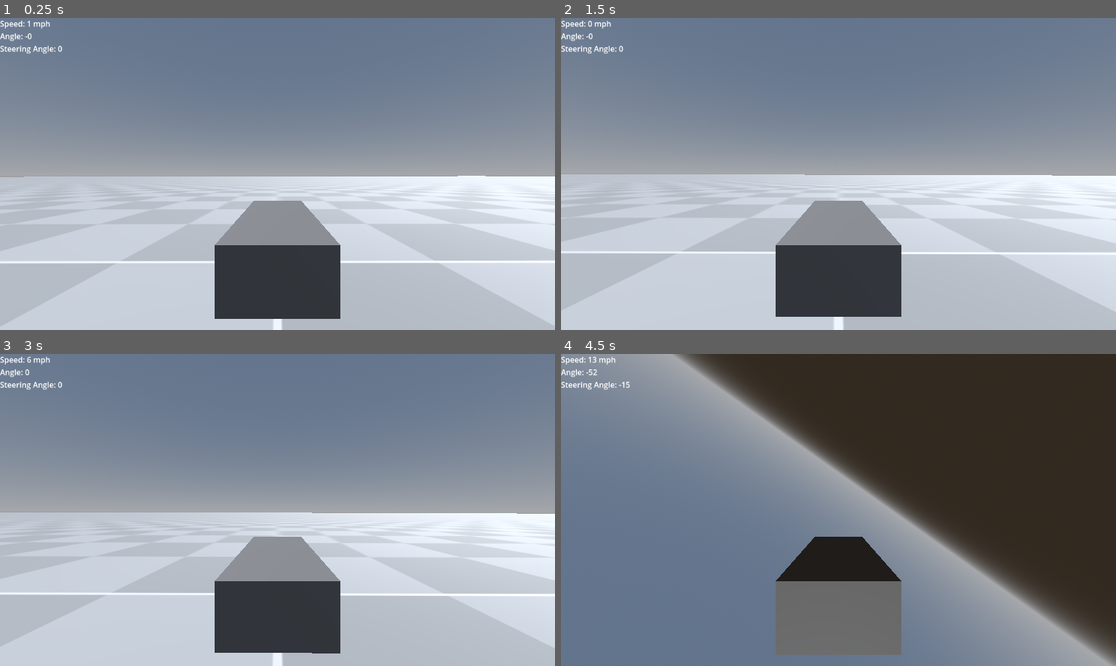
Above: before the commit, frames 1-4 (two rows, left to right).
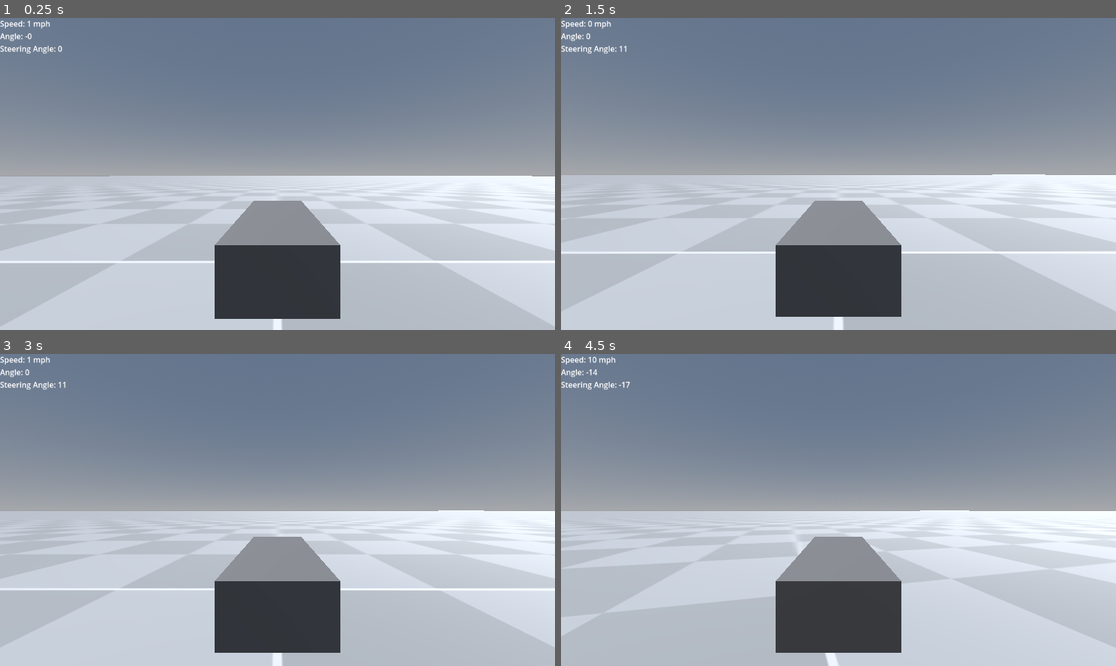
Above: after the commit, the same moments.

Repository: PerishoJ/metamorphosis
Game: Godot game, scene res://vehicle_body_testing/vehicle_controls.tscn
The game is run twice, just before and just after one commit, with the same random seed, the same clock (stepped at 60 frames per second) and the same inputs.
Inputs:
- Up to frame 1 (0.25 s): no input
- Up to frame 2 (1.5 s): hold D (right) 0.53-1.28 s; tap Enter at 1.25 s; hold S (back) from 1.28 s (still down)
- Up to frame 3 (3 s): tap Space at 2 s; release S (back) at 2.03 s; hold D (right) 2.03-2.78 s; tap Enter at 2.75 s; hold W (fwd) from 2.78 s (still down)
- Up to frame 4 (4.5 s): release W (fwd) at 3.53 s; hold A (left) from 3.53 s (still down)

The runs differ from the first frame. In frame 1, 0.2% of the frame differs, in the area x 0-96%, y 50-52%; in frame 2, 0.4%; in frame 3, 2.4%; in frame 4, 89%, in the area x 0-100%, y 0-100%.

Commit message:
tank controls work, but the values are stupid

Diff:
--- a/vehicle_body_testing/vehicle_controls.gd
+++ b/vehicle_body_testing/vehicle_controls.gd
@@ -9,25 +9,30 @@
 func _process(delta):
   pass
 
-@export var pwr: float = 1.0
+@export var engine_force_value: float = 40.0
 @export var rotation_speed : float = 1
 @export var steering_max = deg_to_rad(15)
+@export var turn_speed = 0.5;
+@export var brake_force_max = 30;
 var cmt = false
 func _physics_process(delta):
   if Input.is_action_pressed("fwd"):
-        #stop left side
-    engine_force = pwr
+    var speed := linear_velocity.length()
+    if speed < 5.0 and not is_zero_approx(speed):
+      engine_force = clampf(engine_force_value * 5.0 / speed, 0.0, 100.0)
+    else:
+      engine_force = engine_force_value
   else:
-    engine_force = 0
+    engine_force =  move_toward(engine_force,0,8*delta)
 
   if Input.is_action_pressed("back"):
-    brake = pwr
+    brake = move_toward ( brake, brake_force_max, 2*delta )
   else:
     brake = 0
 
   if Input.is_action_pressed("left"):
     #stop left side
-    steering = move_toward( steering , -steering_max , 2*delta)
+    steering = move_toward( steering , -steering_max , turn_speed*delta)
     #if(linear_velocity.length() < 5):
       #rotate_y(rotation_speed * delta)
     #else:
@@ -37,16 +42,13 @@
       #rotate_y(-rotation_speed * delta)
     #else:
       #steering = steering_max
-    steering = move_toward( steering , steering_max , 2*delta)
+    steering = move_toward( steering , steering_max , turn_speed*delta)
   else:
-    steering = move_toward( steering , 0 , 5*delta)
+    steering = move_toward( steering , 0 , turn_speed/2*delta)
 
 
   if Input.is_action_pressed("exit"):
     get_tree().quit()
-  if Input.is_action_pressed("fwd"):
-    print("Moving @ " + str(pwr) + " force")
-    engine_force = pwr
 
   else:
     cmt = false
--- a/vehicle_body_testing/vehicle_controls.tscn
+++ b/vehicle_body_testing/vehicle_controls.tscn
@@ -44,12 +44,11 @@
 shape = SubResource("BoxShape3D_rlalv")
 
 [node name="tank" type="VehicleBody3D" parent="."]
-mass = 1900.0
-engine_force = 3000.0
-brake = 10000.0
-steering = 0.261799
+center_of_mass_mode = 1
 script = ExtResource("2_7873y")
-pwr = 10000.0
+engine_force_value = 80.0
+steering_max = 0.3
+turn_speed = 1.0
 
 [node name="mesh" type="MeshInstance3D" parent="tank"]
 transform = Transform3D(1, 0, 0, 0, 1, 0, 0, 0, 1, 0, 0.788638, 0)
@@ -57,30 +56,24 @@
 
 [node name="Wheel_FR" type="VehicleWheel3D" parent="tank"]
 transform = Transform3D(1, 0, 0, 0, 1, 0, 0, 0, 1, -1, 0.375, 1.625)
-brake = 10000.0
-use_as_traction = true
 use_as_steering = true
 suspension_stiffness = 10.0
 suspension_max_force = 10000.0
 
 [node name="Wheel_FL" type="VehicleWheel3D" parent="tank"]
 transform = Transform3D(1, 0, 0, 0, 1, 0, 0, 0, 1, 1, 0.375, 1.75)
-brake = 10000.0
-use_as_traction = true
 use_as_steering = true
 suspension_stiffness = 10.0
 suspension_max_force = 10000.0
 
 [node name="Wheel_BL" type="VehicleWheel3D" parent="tank"]
 transform = Transform3D(1, 0, 0, 0, 1, 0, 0, 0, 1, 1.01555, 0.375, -1.5)
-brake = 10000.0
 use_as_traction = true
 suspension_stiffness = 10.0
 suspension_max_force = 10000.0
 
 [node name="Wheel_BR" type="VehicleWheel3D" parent="tank"]
 transform = Transform3D(1, 0, 0, 0, 1, 0, 0, 0, 1, -1, 0.375, -1.5)
-brake = 10000.0
 use_as_traction = true
 suspension_stiffness = 10.0
 suspension_max_force = 10000.0
@@ -91,6 +84,9 @@
 
 [node name="Camera3D" type="Camera3D" parent="tank"]
 transform = Transform3D(-1, 0, -8.74228e-08, 0, 1, 0, 8.74228e-08, 0, -1, 0, 2.25, -5)
+
+[node name="CenterOfMass" type="Node3D" parent="tank"]
+transform = Transform3D(1, 0, 0, 0, 1, 0, 0, 0, 1, 0, 0.5, 0.375)
 
 [node name="DirectionalLight3D" type="DirectionalLight3D" parent="."]
 transform = Transform3D(0.25, -0.678603, 0.69065, -0.0669872, 0.699469, 0.711516, -0.965926, -0.224144, 0.129409, -5.25, 4.375, 0)
